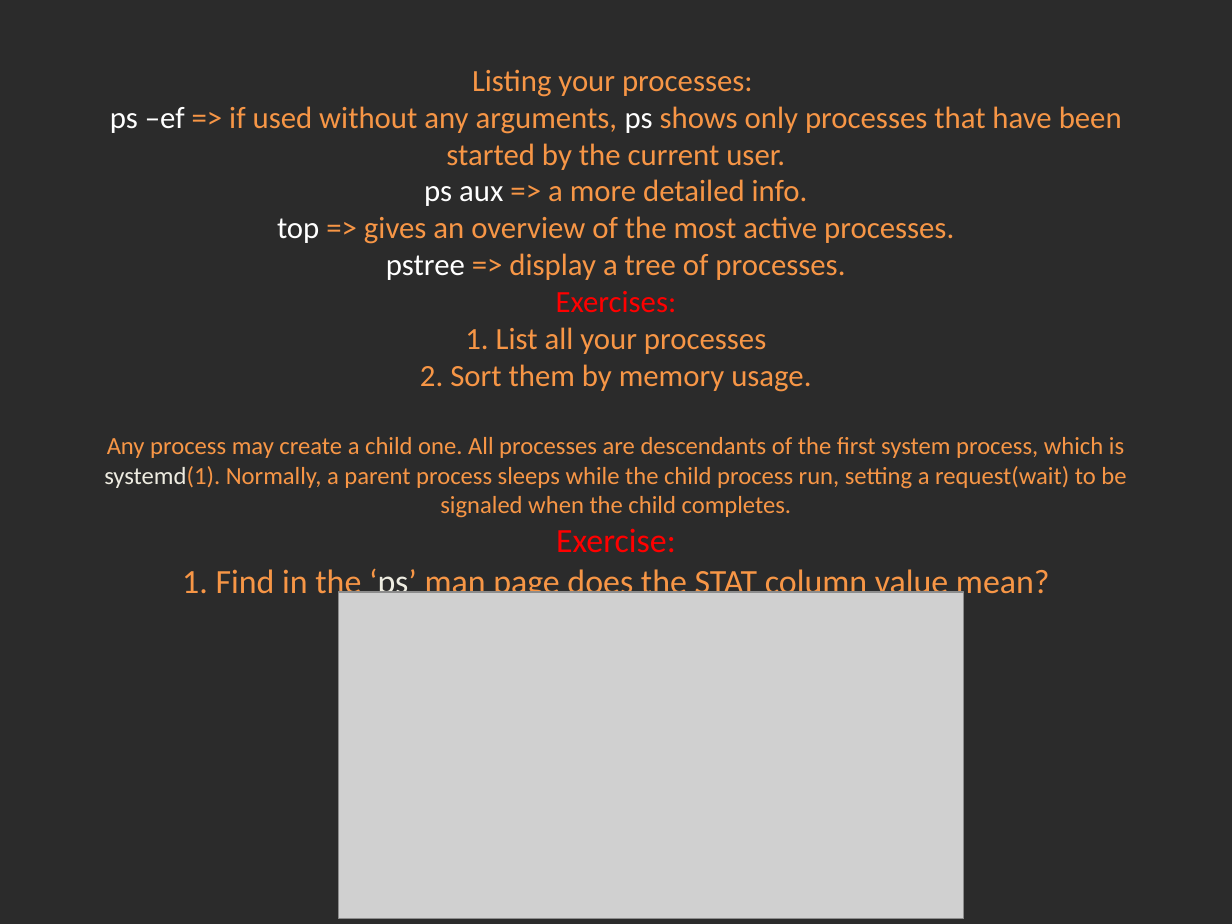
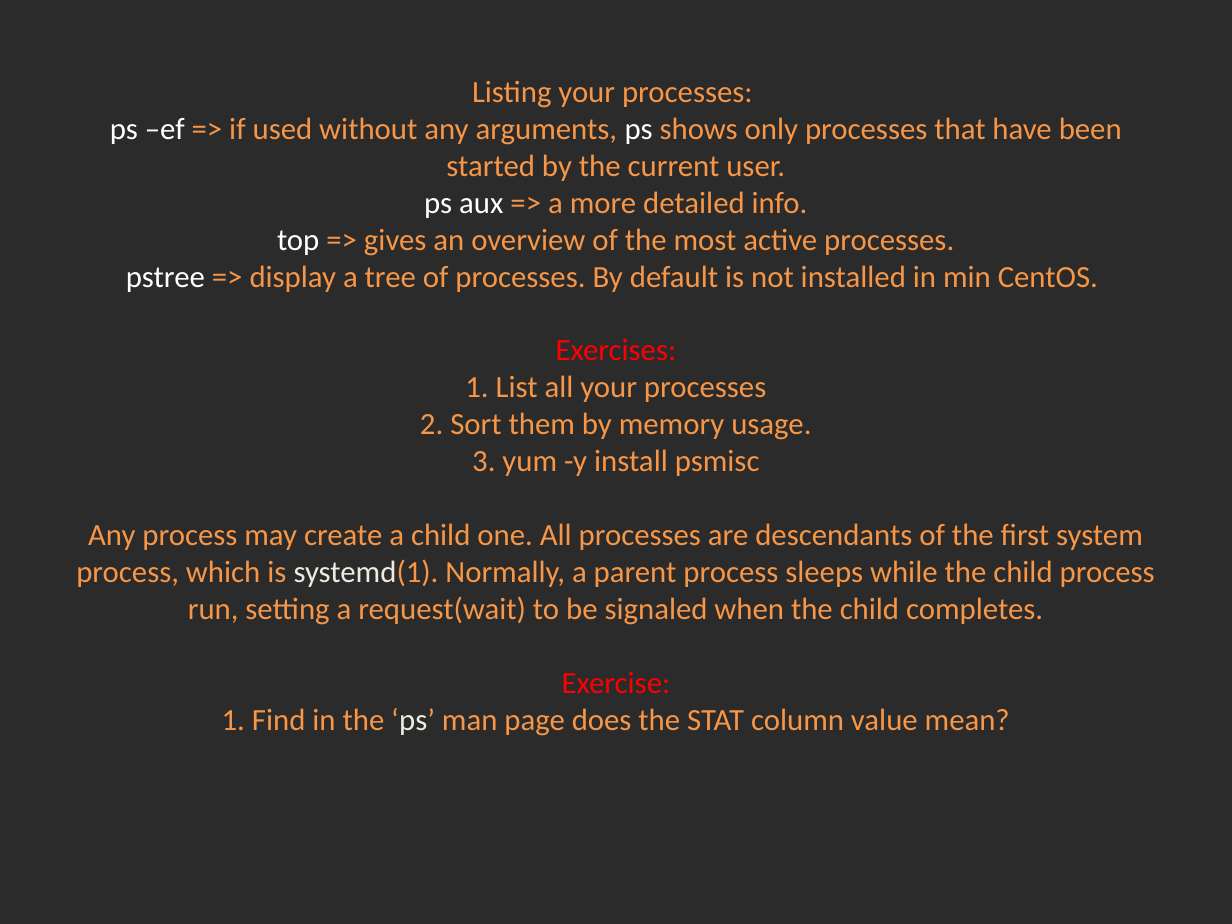
Before and after one commit to Academy-Soft-Intellect/Linux-Course, a slide deck: slide 3 of 07.Processes/07-Processes.pptx. Drawn at 1232x924 pixels with LibreOffice and Linux fonts; fonts in the diff are those of the drawing; grey boxes stand for pictures; background and template pictures are left out; a plain dark background stands for a picture behind light text. Boxes give left, top, right and bottom in pixels: in the first picture for what was removed or moved away, otherwise in the second. Text is boxed around its words. In the diff, an @@ line names an element or a change of style, - is before the commit and + after.

```diff
--- a/07.Processes/07-Processes.pptx
+++ b/07.Processes/07-Processes.pptx
@@ title at <box>76,80,1155,736</box>: text changed @@
-Listing your processes:
-ps –ef => if used without any arguments, ps shows only processes that have been started by the current user.
-ps aux => a more detailed info.
-top => gives an overview of the most active processes.
-pstree => display a tree of processes.
-Exercises:
-1. List all your processes
-2. Sort them by memory usage.
-Any process may create a child one. All processes are descendants of the first system process, which is systemd(1). Normally, a parent process sleeps while the child process run, setting a request(wait) to be signaled when the child completes.
-Exercise:
-1. Find in the ‘ps’ man page does the STAT column value mean?
+Listing your processes:
+ps –ef => if used without any arguments, ps shows only processes that have been started by the current user.
+ps aux => a more detailed info.
+top => gives an overview of the most active processes.
+pstree => display a tree of processes. By default is not installed in min CentOS.
+Exercises:
+1. List all your processes
+2. Sort them by memory usage.
+3. yum -y install psmisc
+Any process may create a child one. All processes are descendants of the first system process, which is systemd(1). Normally, a parent process sleeps while the child process run, setting a request(wait) to be signaled when the child completes.
+Exercise:
+1. Find in the ‘ps’ man page does the STAT column value mean?
@@ picture removed at <box>339,591,963,918</box> @@
```
Also in this commit, not shown: 6 other slides changed, 2 other files.
